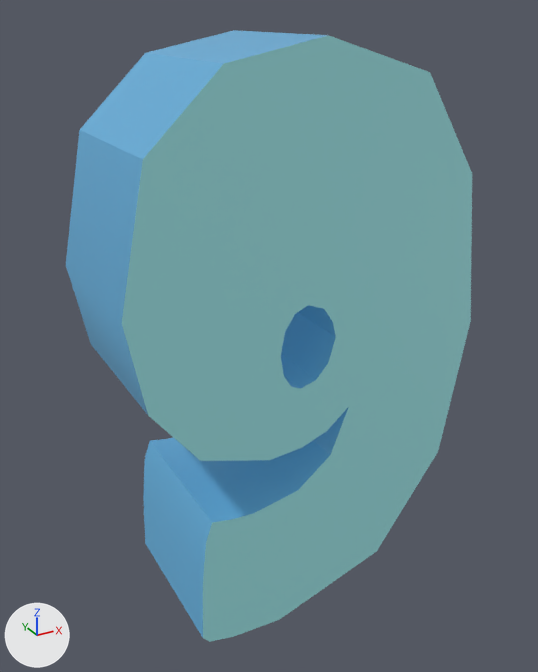
Two versions of the glTF model scene/models/alphaNum/9.glb, one commit apart.
Camera for both pictures: a 50 mm lens placed at (-0.372, -0.662, 0.611), pointed at (-0.005, 0.004, 0.278). Every picture has the same lights, and +X, +Y and +Z are marked at lower left. Objects named as collision shapes, trigger or cutter boxes, shadow casters or lower levels of detail are left out. Where no turn or scale is listed for an object, it has been applied to the vertices.

Objects in the first picture: '9'.
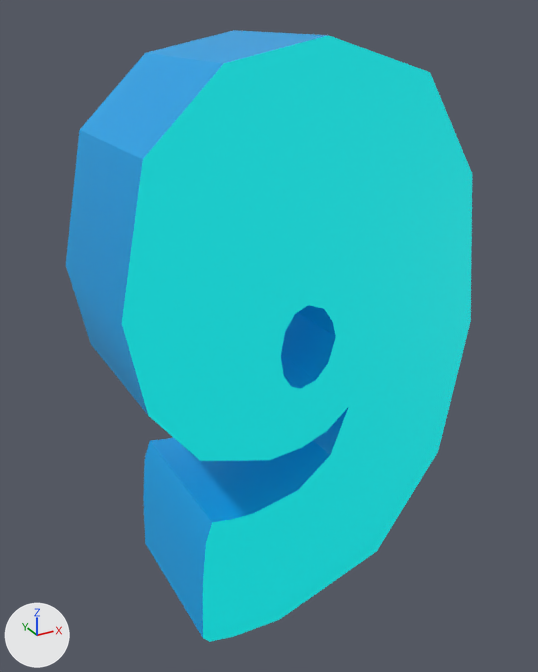
The change, as JSON lines over the scene's bpy script:
```json
{"op": "set", "path": "mat_light.base_color", "old": "(0.251, 0.566, 0.581)", "new": "(0.0, 1.0, 1.0)", "note": "cyan #89c6c9 -> cyan #00ffff"}
{"op": "set", "path": "mat_light.emission_color", "old": "(0.05, 0.113, 0.115)", "new": "(0.0, 0.2, 0.2)", "note": "dark cyan #3f5e5f -> dark cyan #007c7c"}
{"op": "set", "path": "mat_dark.base_color", "old": "(0.101, 0.338, 0.562)", "new": "(0.0, 0.296, 0.651)", "note": "blue #599dc6 -> cyan #0094d3"}
{"op": "set", "path": "mat_dark.emission_color", "old": "(0.02, 0.0673, 0.113)", "new": "(0.0, 0.0592, 0.13)", "note": "dark blue #27495e -> dark blue #004565"}
```

Location of each change, [x1, y1, x2, y2] in pixels of the pictures (538 x 672 px):
```json
{"object": "9", "change": "recoloured", "before": [66, 30, 472, 642], "after": [66, 30, 472, 642]}
```
